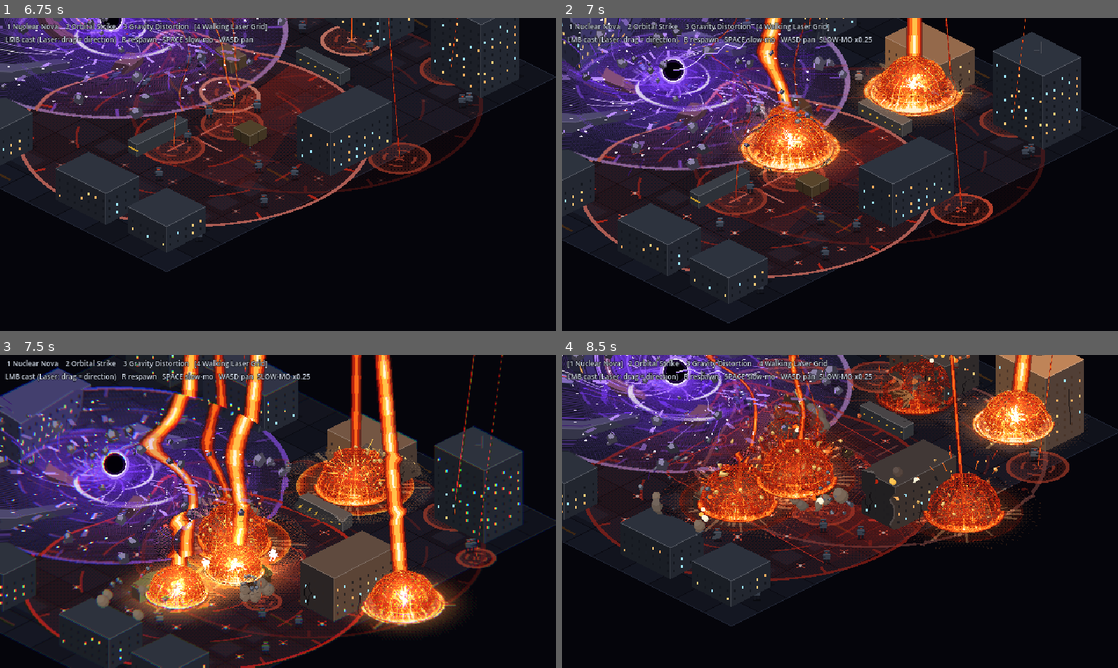
Above: before the commit, frames 1-4 (two rows, left to right).
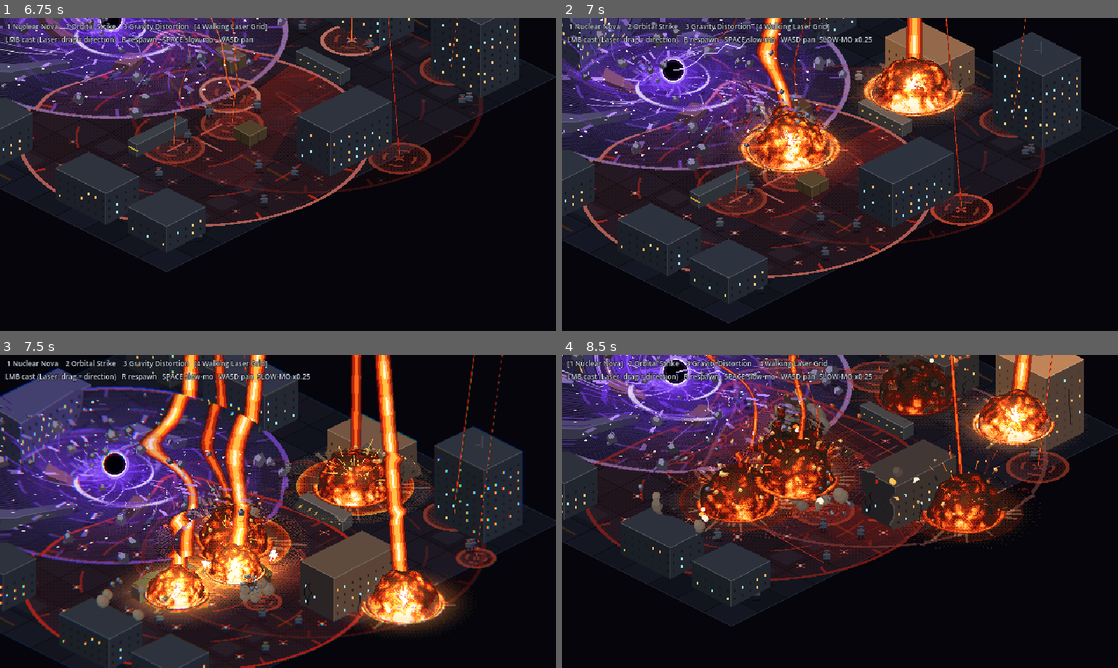
Above: after the commit, the same moments.

Repository: audoraemon/vfxProve
Game: Godot game, scene res://scenes/sandbox.tscn
The game is run twice, just before and just after one commit, with the same random seed, the same clock (stepped at 60 frames per second) and the same inputs. Sound files missing from this copy of the repository are replaced by a short silence.
Inputs (mouse positions are in pixels of both pictures, inside the frame that each line leads up to):
- Up to frame 1 (6.75 s): tap Enter at 0.5 s; move the mouse to (400, 158) at 0.52 s; hold D 0.53-1.25 s; tap 1 at 0.6 s; click (400, 158) at 0.67 s; tap Space at 0.77, 3.77 s; drag from (166, 190) to (250, 237) at 1.27 s; move the mouse to (333, 105) at 2.02 s; hold D 2.03-2.75 s; tap 3 at 2.1 s; drag from (250, 237) to (111, 127) at 2.77 s; move the mouse to (444, 221) at 3.52 s; hold A 3.53-4.25 s; tap R at 3.6 s; drag from (111, 127) to (194, 96) at 4.27 s; move the mouse to (305, 174) at 5.02 s; hold S 5.03-5.75 s; tap 2 at 5.1 s; click (305, 174) at 5.17 s; drag from (194, 96) to (166, 190) at 5.77 s; move the mouse to (400, 158) at 6.52 s; hold W from 6.53 s (still down); tap 4 at 6.6 s
- Up to frame 2 (7 s): keep holding W; tap Space at 6.77 s
- Up to frame 3 (7.5 s): release W at 7.25 s; drag from (166, 527) to (250, 574) at 7.27 s
- Up to frame 4 (8.5 s): move the mouse to (895, 442) at 8.02 s; hold S from 8.03 s (still down); tap 1 at 8.1 s

Frame 1 is identical in both runs. In frame 2, 3.1% of the frame differs, in the area x 33-72%, y 12-49%; in frame 3, 5.5%; in frame 4, 7.8%, in the area x 24-89%, y 1-58%.

Commit message:
feat: boiling fireball shader replaces patterned dome
The dome read as a glazed pudding: smooth shell, even orange, net of vein
and meridian lines. Now a temperature field: warped 3D cellular billows
with hot centers and sooty creases churn outward and upward, white-hot
core low in the middle, smoky limb, lumpy silhouette, and cooling that
lets dark smoke take over. Detail control keeps billow size consistent
on the large Nova fireball. Shared by Nova and Orbital.

Co-Authored-By: Claude Opus 5 <noreply@anthropic.com>

Diff:
--- a/shaders/fireball_dome.gdshader
+++ b/shaders/fireball_dome.gdshader
@@ -1,7 +1,8 @@
-// Fireball / plasma dome: a true hemisphere on the ground, projected for the 2:1 iso camera
-// (30 degree elevation, orthographic). Every pixel finds its real 3D surface point, so the
-// surface pattern wraps the whole visible dome: boiling plasma veins, meridians meeting at the
-// top, pulses climbing the surface, a hot core low at the front and a bright rim.
+// Nuclear fireball: a boiling hemisphere on the ground, projected for the 2:1 iso camera
+// (30 degree elevation, orthographic).
+// Surface is a temperature field, not decoration: warped 3D cellular billows (cauliflower puffs,
+// hot centers, sooty creases) churn outward and upward; a white-hot core burns low in the middle;
+// the limb is denser and smokier; as `heat` drops, dark smoke creeps in from the creases.
 // A fire ring burns on the ground around the base.
 // Quad: width 2R*width_ratio, height R*(dome_ratio + base_ratio); anchor at the ground center.
 shader_type canvas_item;
@@ -10,88 +11,140 @@
 uniform float grow = 1.0;
 uniform float heat = 1.0;
 uniform float dissolve = 0.0;
-// Screen height above the base center covered by the quad, in radii (dome top is cos(30deg) = 0.866).
 uniform float dome_ratio = 1.0;
-// Screen depth below the center covered by the quad (front of base circle is 0.5; extra for the fire ring).
 uniform float base_ratio = 0.62;
-// Half-width of the quad in radii (a little over 1 so the ground fire ring fits).
 uniform float width_ratio = 1.16;
+// Billow strength (0 = smooth fireball).
 uniform float pattern = 1.0;
+// Billow count multiplier: raise for big fireballs so puffs stay a similar pixel size.
+uniform float detail = 1.0;
+// Extra smoke coverage (0..1) on top of natural cooling.
 uniform float soot = 0.0;
 uniform float seed = 0.0;
+uniform vec4 smoke_hot : source_color = vec4(0.22, 0.1, 0.06, 1.0);
+uniform vec4 smoke_cold : source_color = vec4(0.1, 0.085, 0.08, 1.0);
 
 const float SIN_E = 0.5;
 const float COS_E = 0.8660254;
 
+float hash31(vec3 p) {
+	p = fract(p * vec3(0.1031, 0.1030, 0.0973));
+	p += dot(p, p.yzx + 33.33);
+	return fract((p.x + p.y) * p.z);
+}
+
+vec3 hash33(vec3 p) {
+	p = fract(p * vec3(0.1031, 0.1030, 0.0973));
+	p += dot(p, p.yxz + 33.33);
+	return fract((p.xxy + p.yxx) * p.zyx);
+}
+
+float vnoise3(vec3 p) {
+	vec3 i = floor(p);
+	vec3 f = fract(p);
+	f = f * f * (3.0 - 2.0 * f);
+	float n000 = hash31(i);
+	float n100 = hash31(i + vec3(1, 0, 0));
+	float n010 = hash31(i + vec3(0, 1, 0));
+	float n110 = hash31(i + vec3(1, 1, 0));
+	float n001 = hash31(i + vec3(0, 0, 1));
+	float n101 = hash31(i + vec3(1, 0, 1));
+	float n011 = hash31(i + vec3(0, 1, 1));
+	float n111 = hash31(i + vec3(1, 1, 1));
+	return mix(mix(mix(n000, n100, f.x), mix(n010, n110, f.x), f.y),
+		mix(mix(n001, n101, f.x), mix(n011, n111, f.x), f.y), f.z);
+}
+
+float fbm3(vec3 p) {
+	return vnoise3(p) * 0.55 + vnoise3(p * 2.1 + 3.1) * 0.3 + vnoise3(p * 4.3 + 7.7) * 0.15;
+}
+
+// Nearest-feature distance of animated 3D cells: small at a puff's center.
+float cells3(vec3 p, float t) {
+	vec3 i = floor(p);
+	vec3 f = fract(p);
+	float d1 = 8.0;
+	for (int z = -1; z <= 1; z++) {
+		for (int y = -1; y <= 1; y++) {
+			for (int x = -1; x <= 1; x++) {
+				vec3 g = vec3(float(x), float(y), float(z));
+				vec3 o = hash33(i + g);
+				o = 0.5 + 0.38 * sin(t * 0.9 + 6.2831 * o);
+				vec3 r = g + o - f;
+				d1 = min(d1, dot(r, r));
+			}
+		}
+	}
+	return sqrt(d1);
+}
+
 void fragment() {
 	float s = max(grow, 0.001);
-	// Screen coordinates in dome radii: x right, y down.
 	float sx = (UV.x - 0.5) * 2.0 * width_ratio / s;
 	float sy = (UV.y * (dome_ratio + base_ratio) - dome_ratio) / s;
-	float turb = fbm(vec2(sx * 3.0 + seed, sy * 3.0 + u_time * 1.8));
-	float wobble = (turb - 0.5) * 0.12;
+	float t = u_time;
 
-	// Ray against the unit sphere: front surface depth toward the camera.
-	float disc = 1.0 + wobble * 2.0 - sx * sx - sy * sy;
-	// World point on the surface: screen axes e_x=(1,0,0), e_y=(0,-cos,sin), toward camera c=(0,sin,cos).
+	// Lumpy silhouette: puffs push the outline in and out.
+	float lump = (fbm(vec2(sx * 1.7 + seed, sy * 1.7 - t * 0.7)) - 0.5) + (vnoise(vec2(sx * 5.0, sy * 5.0 - t * 1.2) + seed) - 0.5) * 0.35;
+	float disc = 1.0 + lump * 0.5 - sx * sx - sy * sy;
 	float depth = sqrt(max(disc, 0.0));
 	vec3 P = vec3(sx, -sy * COS_E + depth * SIN_E, sy * SIN_E + depth * COS_E);
-	bool on_dome = disc > 0.0 && P.y >= 0.0;
+	bool on_ball = disc > 0.0 && P.y >= -0.02;
 
-	// Ground plane under the pixel, for the fire ring around the base.
 	float gz = sy / SIN_E;
 	float ground_r = length(vec2(sx, gz));
 
-	if (!on_dome) {
-		// Fire ring on the ground just outside the dome's footprint.
-		float ring = 1.0 - smoothstep(0.0, 0.14 + wobble, abs(ground_r - 1.02));
+	if (!on_ball) {
+		// Fire ring on the ground just outside the fireball's footprint.
+		float ring = 1.0 - smoothstep(0.0, 0.16, abs(ground_r - 1.04 - lump * 0.1));
 		ring *= step(0.0, sy + 0.05);
-		float flick = fbm(vec2(atan(gz, sx) * 4.0 + seed, u_time * 2.0));
-		float rv = ring * (0.55 + 0.6 * flick) * heat * (1.0 - dissolve);
+		float flick = fbm(vec2(atan(gz, sx) * 4.0 + seed, t * 2.0));
+		float rv = ring * (0.5 + 0.6 * flick) * heat * (1.0 - dissolve);
 		float rq = quant_d(rv, 5.0, FRAGCOORD.xy);
 		if (rq <= 0.0) discard;
 		COLOR = ramp5(rq);
 	} else {
-		float burn = fbm(vec2(P.x * 4.0 + 7.0 + seed, P.y * 4.0 - P.z * 2.0 - u_time * 0.7));
-		if (burn < dissolve * 1.1 - 0.1 + (1.0 - depth) * dissolve * 0.3) discard;
-
 		vec3 n = normalize(P);
-		float lat = asin(clamp(n.y, 0.0, 1.0));
-		float lon = atan(n.x, n.z);
 		float facing = clamp(depth, 0.0, 1.0);
 
-		// Hot core low on the front face, bright translucent rim.
-		float core = exp(-(n.x * n.x * 3.0 + lat * lat * 4.0)) * facing;
-		float rim = pow(1.0 - facing, 2.5);
-		float v = 0.36 + 0.42 * core + 0.3 * rim;
-		v *= 0.7 + 0.5 * turb;
+		// Surface flow: billows expand outward and roll upward.
+		vec3 q = n * 2.1 * detail * (1.0 - 0.12 * sin(t * 0.3)) + vec3(0.0, -t * 0.55, 0.0) + vec3(seed);
+		vec3 warp = vec3(fbm3(q + 1.7), fbm3(q + 9.2), fbm3(q + 4.1)) - 0.5;
+		vec3 qw = q + warp * 0.7;
 
-		// Boiling plasma cells in (longitude, latitude) so they wrap the sphere.
-		vec2 sp = vec2(lon * 2.4, lat * 3.0 - u_time * 0.35) + vec2(seed);
-		float veins = 1.0 - smoothstep(0.0, 0.1, cell_edge(sp * 1.9, u_time));
-		float cell_body = smoothstep(0.35, 0.05, cell_edge(sp * 1.9 + 0.5, u_time * 0.7));
-		v += veins * 0.3 * pattern * (0.4 + 0.6 * facing);
-		v -= cell_body * 0.08 * pattern;
+		// Cauliflower: bright puff centers, dark creases, two scales.
+		float d_big = cells3(qw * 1.6, t);
+		float d_small = cells3(qw * 3.4 + 5.0, t * 1.4);
+		float big = 1.0 - smoothstep(0.05, 0.7, d_big);
+		float small = 1.0 - smoothstep(0.0, 0.6, d_small);
+		// Deep creases where puffs press together: soot shows through.
+		float crease = smoothstep(0.62, 0.9, d_big) * 0.7 + smoothstep(0.55, 0.8, d_small) * 0.3;
+		float billow = mix(0.5, big * 0.7 + small * 0.3 - crease * 0.55, pattern);
+		float churn = fbm3(qw * 2.3 - vec3(0.0, t * 0.4, 0.0));
 
-		// Meridians meeting at the top pole; they thin out near the pole.
-		float mer = abs(fract(lon * 7.0 / PI + 0.5) - 0.5);
-		float mer_line = (1.0 - smoothstep(0.0, 0.07, mer)) * smoothstep(1.45, 0.9, lat) * facing;
-		mer_line *= 0.45 + 0.55 * vnoise(vec2(lon * 9.0, lat * 5.0 - u_time * 2.5));
-		// Pulses climbing from the ground to the top.
-		float ring_l = abs(fract(lat * 2.4 - u_time * 1.1) - 0.5);
-		float ring_line = (1.0 - smoothstep(0.0, 0.05, ring_l)) * smoothstep(0.02, 0.12, lat) * (0.6 + 0.4 * facing);
-		float streak = step(0.8, vnoise(vec2(lon * 24.0 + seed, lat * 1.6 - u_time * 3.5)));
-		v += (mer_line * 0.3 + ring_line * 0.22 + streak * 0.22) * pattern;
+		// Temperature: white-hot core low in the middle, cooler smoky limb.
+		float lat = asin(clamp(n.y, 0.0, 1.0));
+		float core = exp(-(n.x * n.x * 2.2 + lat * lat * 2.6)) * facing;
+		float temp = 0.18 + 0.62 * core + 0.55 * billow + 0.22 * churn;
+		temp *= mix(0.62, 1.0, smoothstep(0.0, 0.45, facing));
+		temp -= soot * smoothstep(0.35, 0.7, churn + (0.5 - billow) * 0.8) * 0.5;
+		temp *= heat;
 
-		// Molten contact band where the dome meets the ground.
-		v += smoothstep(0.18, 0.0, lat) * 0.3;
+		float burn = fbm3(qw * 1.8 + 11.0);
+		if (burn < dissolve * 1.15 - 0.12 + (1.0 - facing) * dissolve * 0.3) discard;
 
-		float soot_n = fbm(vec2(n.x * 5.0 + seed * 2.0, n.y * 5.0 + n.z * 3.0 + u_time * 0.4));
-		v *= 1.0 - soot * smoothstep(0.45, 0.7, soot_n) * 0.8;
-		v *= mix(1.0, 0.72, smoothstep(0.25, 0.0, facing));
-		v *= heat;
-		float qv = quant_d(v, 5.0, FRAGCOORD.xy);
-		if (qv <= 0.0) discard;
-		COLOR = ramp5(qv);
+		// Heat bands (dithered) -> fire ramp; below the fire range it's smoke.
+		float tq = quant_d(clamp(temp, 0.0, 1.2) / 1.2, 7.0, FRAGCOORD.xy);
+		vec3 col;
+		if (tq >= 6.0 / 7.0) col = c4.rgb;
+		else if (tq >= 5.0 / 7.0) col = c3.rgb;
+		else if (tq >= 4.0 / 7.0) col = c2.rgb;
+		else if (tq >= 3.0 / 7.0) col = c1.rgb;
+		else if (tq >= 2.0 / 7.0) col = mix(c0.rgb, smoke_hot.rgb, 0.35);
+		else if (tq >= 1.0 / 7.0) col = smoke_hot.rgb;
+		else col = smoke_cold.rgb;
+		// Smoke catches a little fire light from below.
+		col += smoke_hot.rgb * 0.15 * (1.0 - n.y) * step(tq, 2.0 / 7.0) * heat;
+		COLOR = vec4(col, 1.0);
 	}
 }
--- a/src/fx/gravity_distortion.gd
+++ b/src/fx/gravity_distortion.gd
@@ -301,6 +301,8 @@
 	refract.life = 0.72
 
 	var burst := FxParts.dome(self, _center_px, FxParts.PX_PER_UNIT_MAJOR * 1.4, FxParts.VOID)
+	burst.set_param("smoke_hot", Color(0.2, 0.08, 0.3))
+	burst.set_param("smoke_cold", Color(0.08, 0.04, 0.12))
 	burst.tween_param("grow", 0.1, 1.0, 0.14, 0.0, Tween.TRANS_EXPO, Tween.EASE_OUT)
 	burst.tween_param("heat", 1.2, 0.6, 0.4)
 	burst.tween_param("dissolve", 0.0, 1.0, 0.3, 0.12, Tween.TRANS_QUAD, Tween.EASE_IN)
--- a/src/fx/nuclear_nova.gd
+++ b/src/fx/nuclear_nova.gd
@@ -167,6 +167,7 @@
 
 	# White-hot core swells slowly before the blast releases.
 	_core = FxParts.dome(self, _target_px, FxParts.PX_PER_UNIT_MAJOR * 2.6)
+	_core.set_param("detail", 1.8)
 	_core.tween_param("grow", 0.1, CORE_GROW, T_BLAST - T_IMPACT, 0.0, Tween.TRANS_SINE, Tween.EASE_OUT)
 	_core.set_param("heat", 1.35)
 
--- a/src/sandbox/sandbox.gd
+++ b/src/sandbox/sandbox.gd
@@ -10,8 +10,8 @@
 
 ## Capture moments per effect (seconds from cast).
 const CAPTURES := {
-	"nova": {"target": Vector2(0, 0), "times": [1.0, 2.8, 3.3, 3.8, 5.0, 8.0]},
-	"orbital": {"target": Vector2(0, 0), "times": [0.9, 2.6, 4.2, 6.5]},
+	"nova": {"target": Vector2(0, 0), "times": [2.6, 3.05, 3.3, 3.7, 4.1]},
+	"orbital": {"target": Vector2(0, 0), "times": [2.6, 3.4]},
 	"gravity": {"target": Vector2(0, 0), "times": [1.5, 2.6, 3.6, 4.02, 4.2, 4.5, 5.5]},
 	"laser": {"target": Vector2(-4.5, 0), "dir": Vector2(1, 0), "times": [1.9, 2.8, 3.8, 4.8, 5.4, 6.2, 7.0]},
 }
